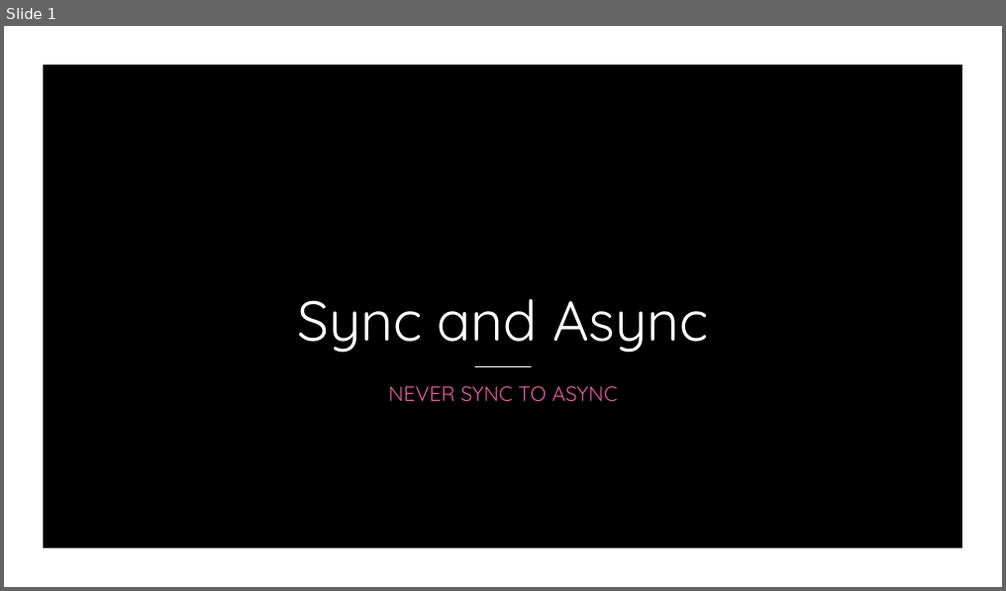
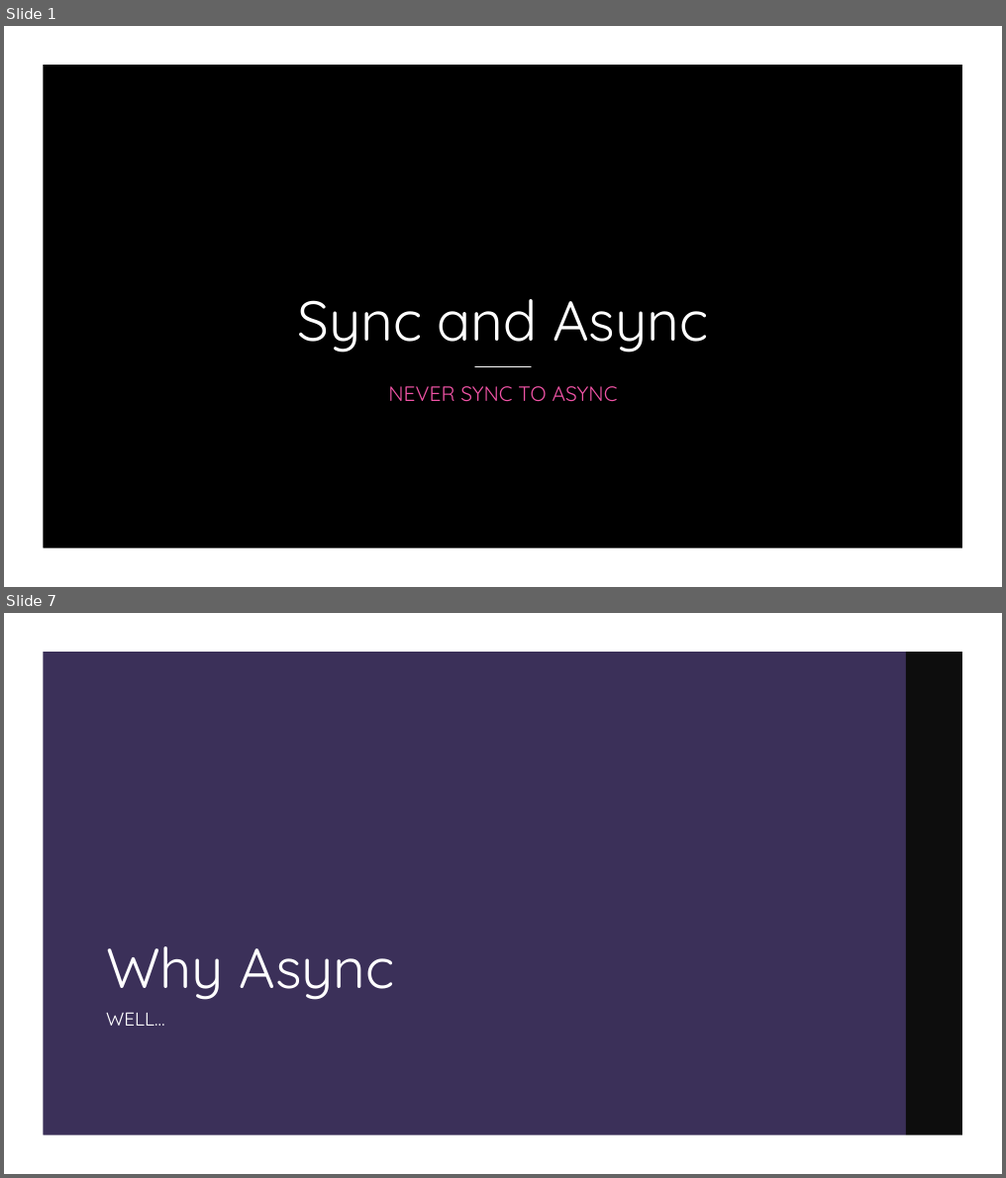
Before and after one commit to P47Phoenix/AsyncBestPractices, a slide deck: Presentation/Sync and Async.pptx. Shown one above the other, each under a label of ours: slide 1 before the commit, slides 1 and 7 after it; the slides between them are not shown. The pictures are 1006x591 and 1006x1178 pixels, drawn with LibreOffice and Linux fonts; fonts in the diff are those of the drawing; background and template pictures are left out. Boxes give left, top, right and bottom in pixels: in the first picture for what was removed or moved away, otherwise in the second. Text is boxed around its words. In the diff, an @@ line names an element or a change of style, - is before the commit and + after.

```diff
--- a/Presentation/Sync and Async.pptx
+++ b/Presentation/Sync and Async.pptx
@@ slide 7 added at box(4, 613, 1002, 1174), background picture (left out) @@
@@ freeform shape added at box(4, 613, 1002, 1174), fill #000000 @@
@@ rectangle added at box(4, 613, 1002, 1174), fill #3B3059 @@
@@ freeform shape added at box(4, 613, 1002, 1174), fill #FFFFFF @@
@@ group added at box(4, 614, 790, 1174): 4 ellipses @@
@@ rectangle added at box(858, 613, 915, 707), fill #B31166 @@
@@ rectangle added at box(906, 652, 963, 1136), fill #0D0D0D @@
@@ title added at box(106, 947, 394, 1000), 54 pt, text #FFFFFF @@
+Why Async
@@ text added at box(106, 1012, 165, 1026), 18 pt, text #FFFFFF @@
+WELL…
```
Also in this commit, not shown: 1 slide changed, 11 other slides added, 5 other files.
